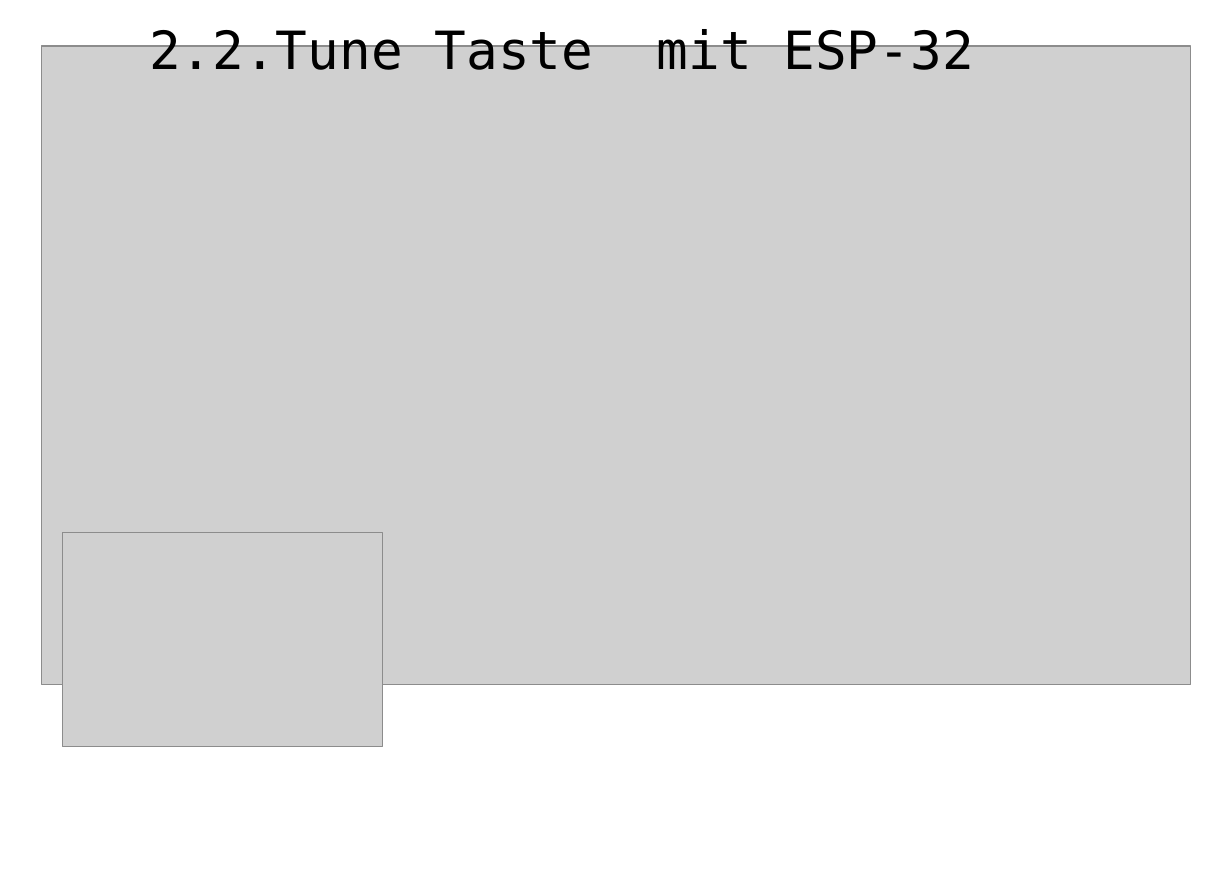
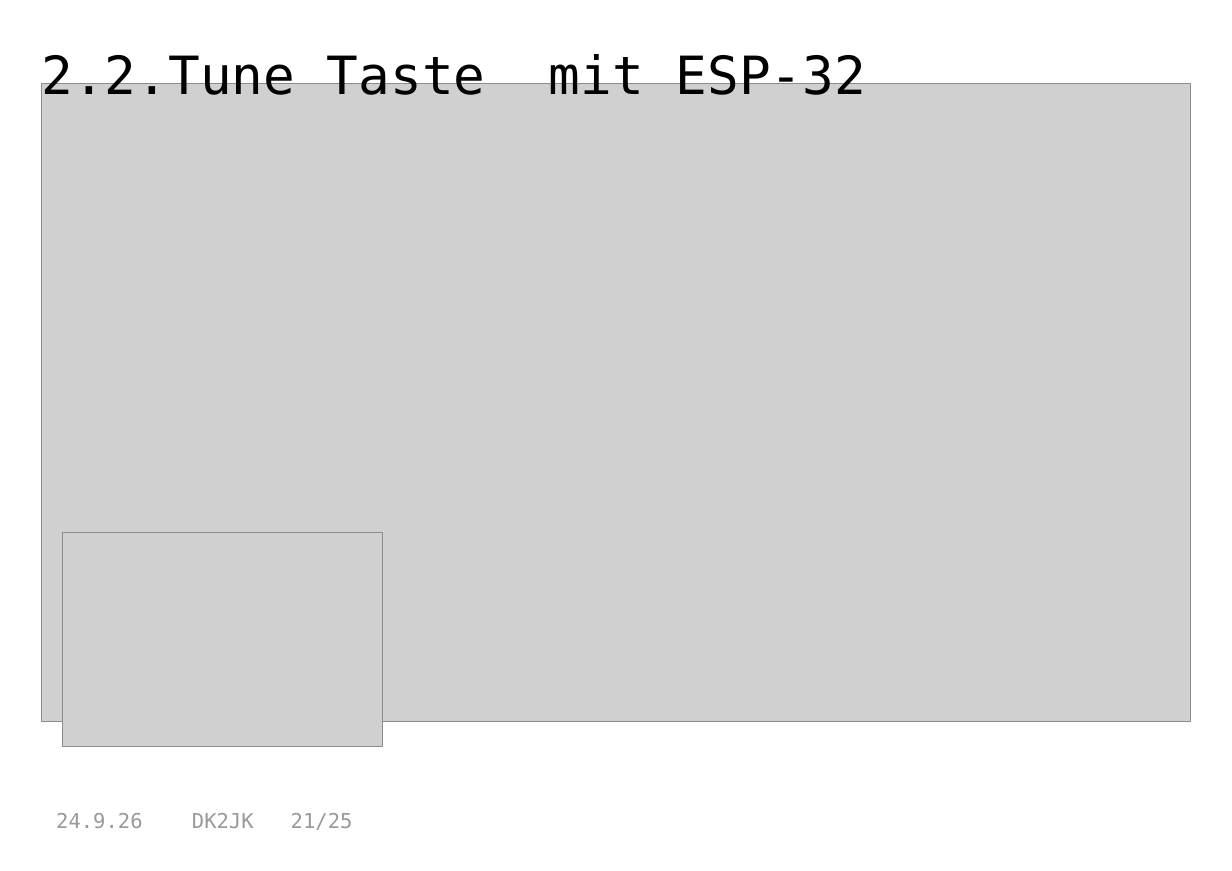
Before and after one commit to dk2jk/CAT--Control, a slide deck: slide 21 of Beispiele-CAT-Steuerung.odp (slide 19 before the commit). Drawn at 1232x871 pixels with LibreOffice and Linux fonts; fonts in the diff are those of the drawing; grey boxes stand for pictures. Boxes give left, top, right and bottom in pixels: in the first picture for what was removed or moved away, otherwise in the second. Text is boxed around its words. In the diff, an @@ line names an element or a change of style, - is before the commit and + after.

```diff
--- a/Beispiele-CAT-Steuerung.odp
+++ b/Beispiele-CAT-Steuerung.odp
@@ title "2.2.Tune Taste mit ESP-32": place and size @@
-title "2.2.Tune Taste mit ESP-32" at [149, 26, 973, 70]
+title "2.2.Tune Taste mit ESP-32" at [42, 51, 866, 95]
@@ title "2.2.Tune Taste mit ESP-32" at [42, 51, 866, 95]: alignment centre to left; line spacing 54.4pt to 1 @@
@@ picture: place and size @@
-picture at [41, 46, 1191, 685]
+picture at [41, 83, 1191, 722]
@@ text added at [56, 813, 353, 830], 14 pt, text #999999 @@
+24.9.26 DK2JK 21/25
```
Also in this commit, not shown: 20 other slides changed, 4 slides added, 2 slides removed, 2 other files.
